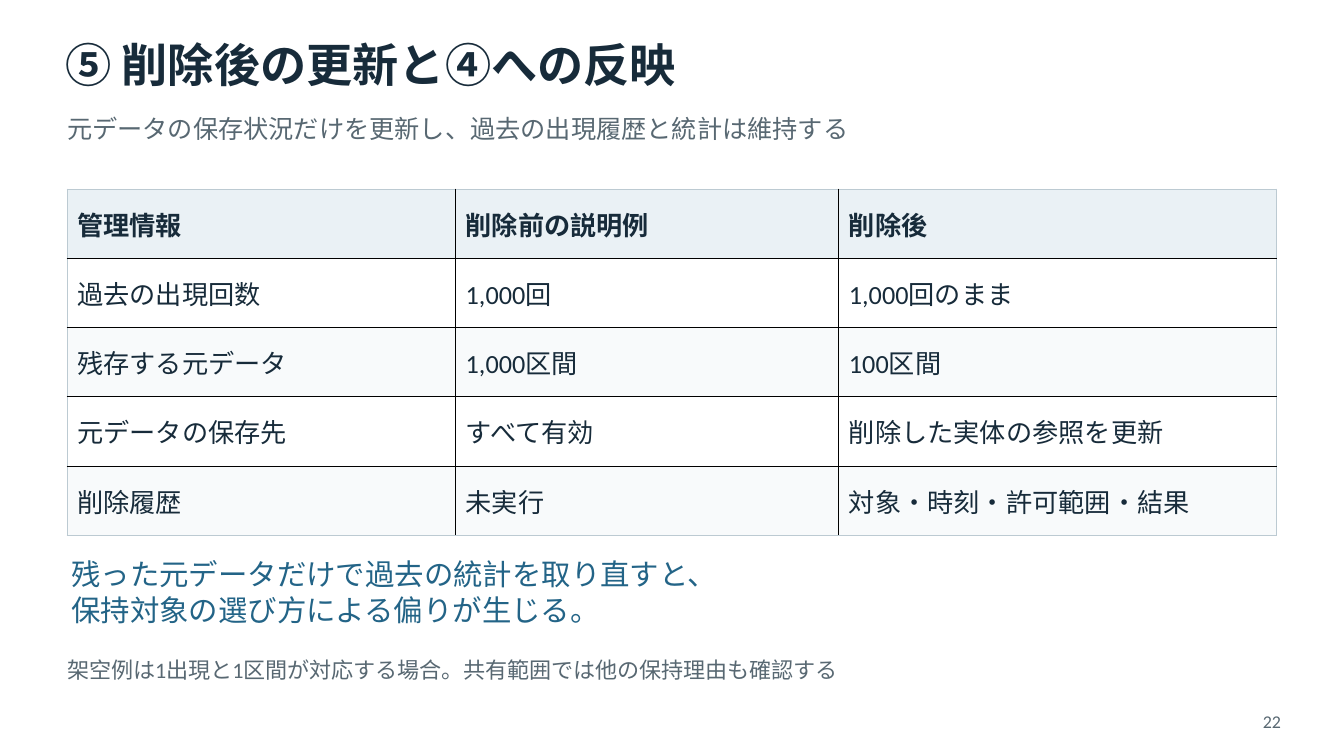
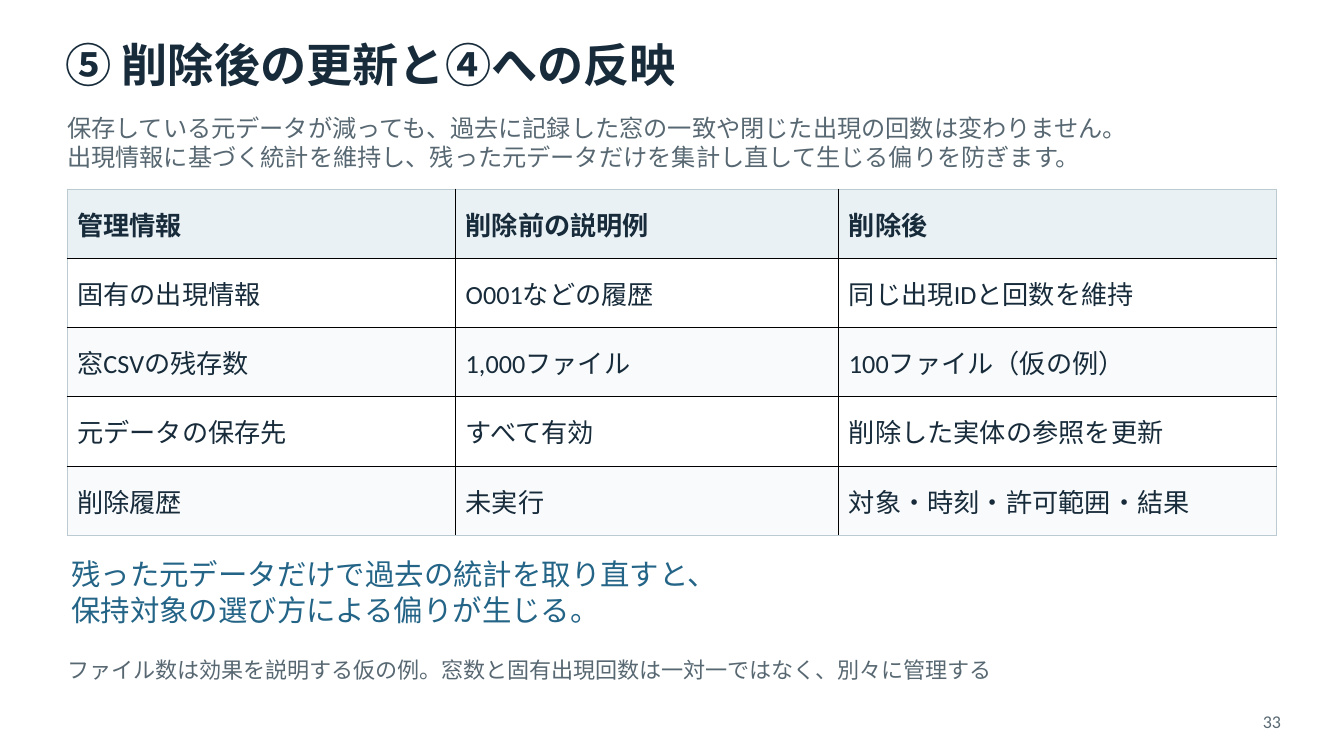
Before and after one commit to tachyonstone/test, a slide deck: slide 33 of 発明アイデア説明資料.pptx (slide 22 before the commit). Drawn at 1344x756 pixels with LibreOffice and Linux fonts; fonts in the diff are those of the drawing. Boxes give left, top, right and bottom in pixels: in the first picture for what was removed or moved away, otherwise in the second. Text is boxed around its words. In the diff, an @@ line names an element or a change of style, - is before the commit and + after.

```diff
--- a/発明アイデア説明資料.pptx
+++ b/発明アイデア説明資料.pptx
@@ text at <box>67,116,1127,168</box>: text changed; size 18 to 17.2 pt @@
-元データの保存状況だけを更新し、過去の出現履歴と統計は維持する
+保存している元データが減っても、過去に記録した窓の一致や閉じた出現の回数は変わりません。
+出現情報に基づく統計を維持し、残った元データだけを集計し直して生じる偏りを防ぎます。
@@ table at <box>68,190,1276,536</box> @@
-row 2: 過去の出現回数 | 1,000回 | 1,000回のまま
+row 2: 固有の出現情報 | O001などの履歴 | 同じ出現IDと回数を維持
-row 3: 残存する元データ | 1,000区間 | 100区間
+row 3: 窓CSVの残存数 | 1,000ファイル | 100ファイル（仮の例）
@@ text at <box>67,659,991,680</box>: text changed @@
-架空例は1出現と1区間が対応する場合。共有範囲では他の保持理由も確認する
+ファイル数は効果を説明する仮の例。窓数と固有出現回数は一対一ではなく、別々に管理する
@@ text at <box>1263,716,1281,728</box>: text changed @@
-22
+33
```
Also in this commit, not shown: 41 other slides changed, 16 slides added, 3 slides removed.
